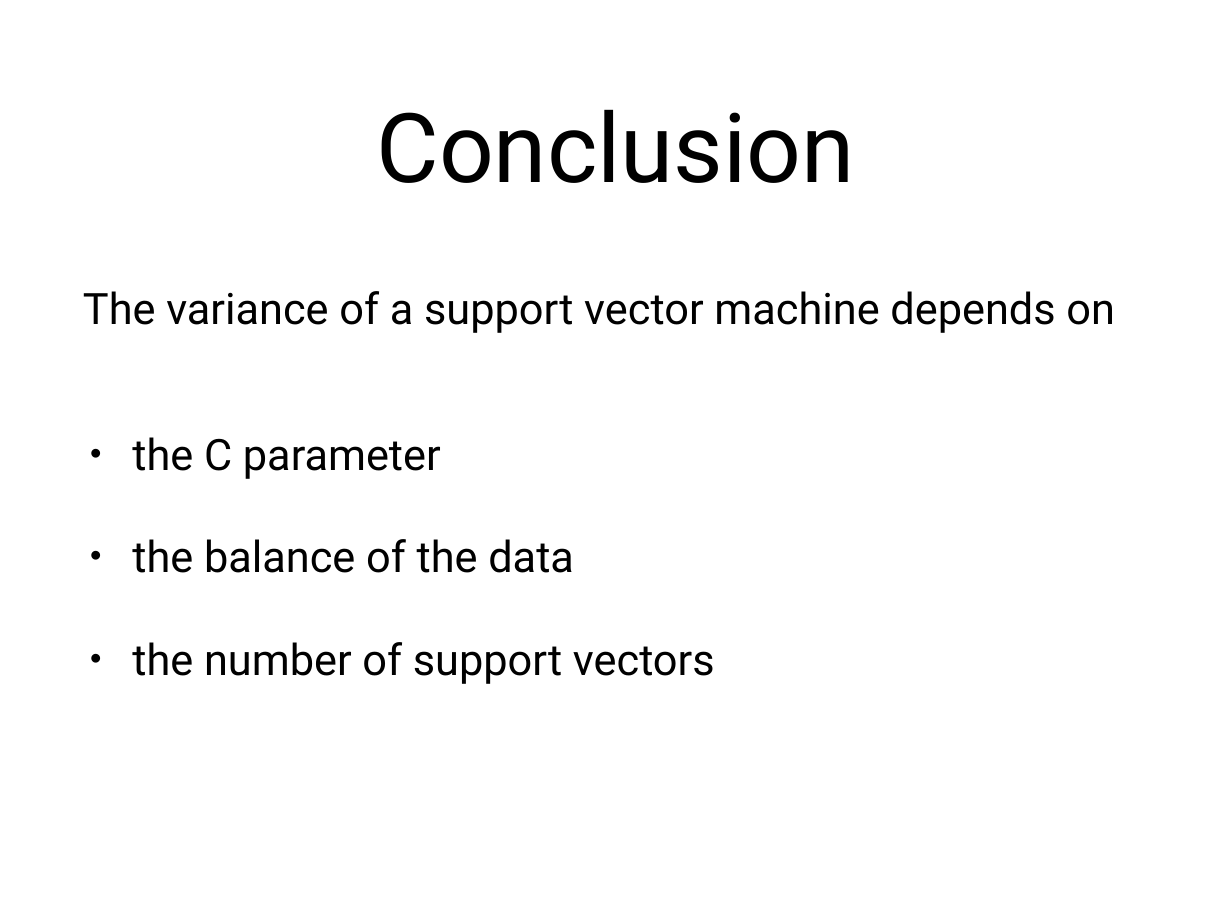
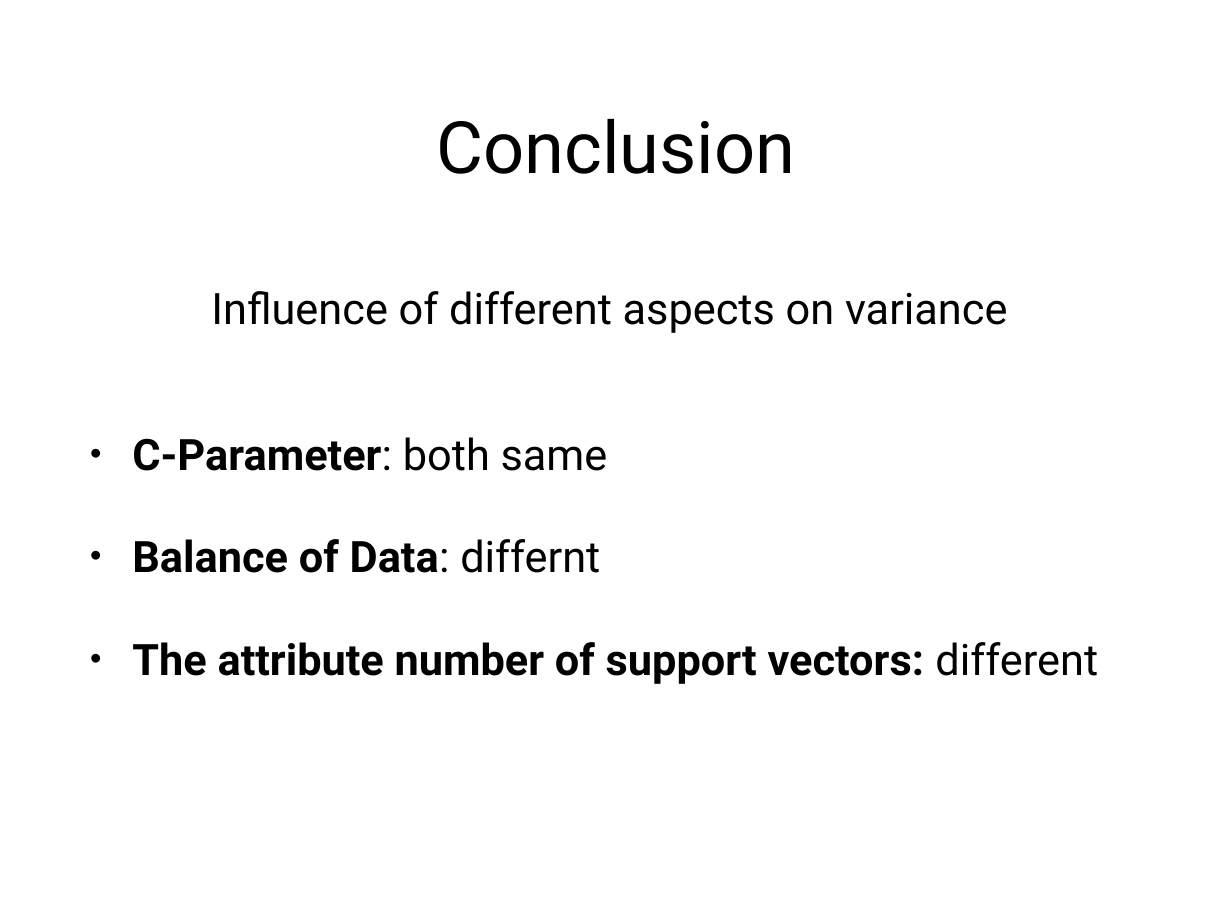
Before and after one commit to ThomasGoerttler/BootstrapingSVM, a slide deck: slide 13 of Präsentation/slides.pptx. Drawn at 1232x924 pixels with LibreOffice and Linux fonts; fonts in the diff are those of the drawing. Boxes give left, top, right and bottom in pixels: in the first picture for what was removed or moved away, otherwise in the second. Text is boxed around its words. In the diff, an @@ line names an element or a change of style, - is before the commit and + after.

```diff
--- a/Präsentation/slides.pptx
+++ b/Präsentation/slides.pptx
@@ title "Conclusion" at [437,119,796,174]: size 80 to 60 pt @@
@@ text at [211,291,1007,333]: text changed @@
-The variance of a support vector machine depends on
+Influence of different aspects on variance
@@ text at [132,437,1098,684]: text changed; bold on @@
-• the C parameter
-• the balance of the data
-• the number of support vectors
+• C-Parameter: both same
+• Balance of Data: differnt
+• The attribute number of support vectors: different
```
Also in this commit, not shown: 7 other slides changed, 3 slides added, 3 slides removed, 36 other files.
